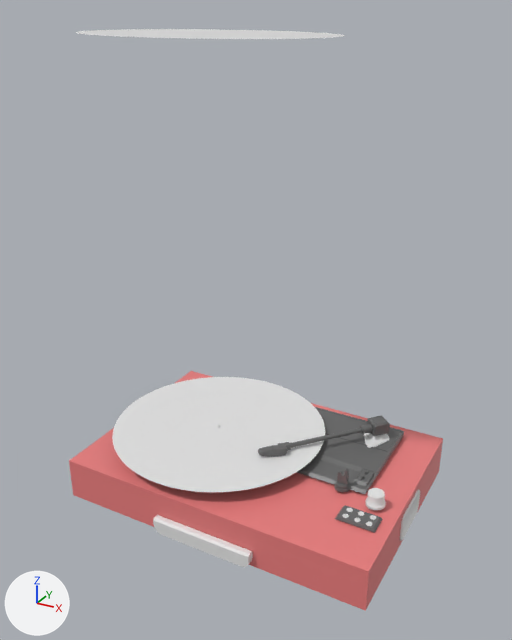
An edit to the FBX model assets/models/recordplayer.fbx, drawn before and after from the same camera.
Before and after are seen from a 50 mm camera at (0.0558, -0.1701, 0.0831) aimed at (0.0005, -0.0697, 0.0329). Arrows for +X, +Y and +Z are at lower left; the lights stay in place. Where no turn or scale is listed for an object, it has been applied to the vertices. Vertices at the same position are counted once.

Script lines for the objects in view, before the commit:
```python
ob_basis = bpy.data.objects.new('Basis', me_basis_mesh)
ob_basis.location = (0.0, -0.0669, 0.0)
ob_basis_handvaten = bpy.data.objects.new('Basis_handvaten', me_basis_handvaten_mesh)
ob_basis_handvaten.location = (-0.0001, -0.0755, -0.0004)
ob_basis_naald = bpy.data.objects.new('Basis_naald', me_basis_naald_mesh)
ob_basis_naald.location = (0.008, -0.0607, 0.0066)
ob_inputs = bpy.data.objects.new('Inputs', me_inputs_mesh)
ob_inputs.location = (-0.0075, -0.0127, 0.0)
ob_plaat = bpy.data.objects.new('Plaat', me_plaat_mesh)
ob_plaat.location = (-0.0092, -0.0672, 0.0066)
ob_plaat_1 = bpy.data.objects.new('Plaat_1', me_plaat_1_mesh)
ob_plaat_1.location = (-0.0089, -0.0671, 0.0795)
# also in view: 'Naald' at (0.0118, -0.0622, 0.0079)
```
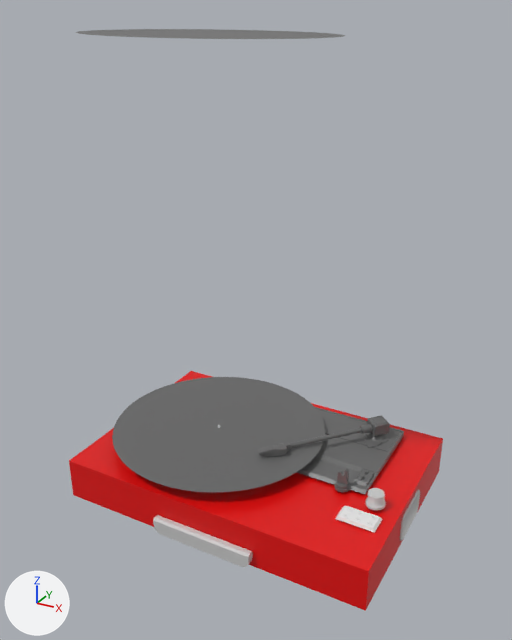
Where the change shows, as pixel boxes [x1, y1, x2, y2] in the pictures (512 x 640 px):
```json
{"object": "Basis", "change": "recoloured", "before": [69, 371, 443, 611], "after": [69, 371, 443, 611], "on screen": "pink to red"}
{"object": "Plaat", "change": "recoloured", "before": [112, 377, 325, 492], "after": [112, 377, 325, 492], "on screen": "white to grey"}
{"object": "Plaat_1", "change": "recoloured", "before": [76, 29, 345, 39], "after": [76, 29, 345, 39], "on screen": "white to grey"}
{"object": "Inputs", "change": "recoloured", "before": [335, 505, 382, 533], "after": [335, 505, 382, 533], "on screen": "grey to white"}
{"part": 1, "of": "me_basis_naald_mesh", "change": "recoloured", "before": [364, 433, 389, 448], "after": [364, 433, 389, 448]}
```

The change, as JSON lines over the scene's bpy script:
```json
{"op": "set", "path": "mat_mat.base_color", "old": "(0.833, 0.21, 0.21)", "new": "(0.79, 0.0, 0.0)", "note": "pink #eb7e7e -> red #e60000"}
{"block": "me_inputs_mesh", "where": "me_inputs_mesh.from_pydata(...)  # 254 vertices, 504 faces; spans x 0.02846..0.03556, y -0.0666..-0.0628, z 0.00424..0.00476"}
{"op": "remove", "block": "me_inputs_mesh", "code": "me_inputs_mesh.materials.append(mat_mat_1)  # dark grey #686868"}
{"block": "me_basis_naald_mesh", "where": "me_basis_naald_mesh.from_pydata(...)  # 506 vertices, 981 faces; spans x -0.0152..0.0152, y -0.0117..0.0117, z -0.0021..0.0021"}
{"block": "me_basis_naald_mesh", "where": "# used by ob_basis_naald; location = (0.008, -0.0607, 0.0066)"}
{"block": "me_basis_naald_mesh", "change": "me_basis_naald_mesh part 1: all 276 faces that had it switch from mat_mat_4 (white #e7e7e7) to mat_mat_1 (dark grey #696969)"}
{"block": "me_plaat_1_mesh", "where": "me_plaat_1_mesh.from_pydata(...)  # 97 vertices, 128 faces; spans x -0.021..0.021, y -0.021..0.021, z -0.0003..0.0003"}
{"op": "remove", "block": "me_plaat_1_mesh", "code": "me_plaat_1_mesh.materials.append(mat_mat_5)  # white #e7e7e7"}
{"op": "add", "block": "me_plaat_1_mesh", "code": "me_plaat_1_mesh.materials.append(mat_mat_1)  # dark grey #686868"}
{"block": "me_plaat_mesh", "where": "me_plaat_mesh.from_pydata(...)  # 97 vertices, 128 faces; spans x -0.021..0.021, y -0.021..0.021, z 0.0"}
{"op": "remove", "block": "me_plaat_mesh", "code": "me_plaat_mesh.materials.append(mat_mat_3)  # white #e7e7e7"}
{"op": "add", "block": "me_plaat_mesh", "code": "me_plaat_mesh.materials.append(mat_mat_1)  # dark grey #686868"}
```
